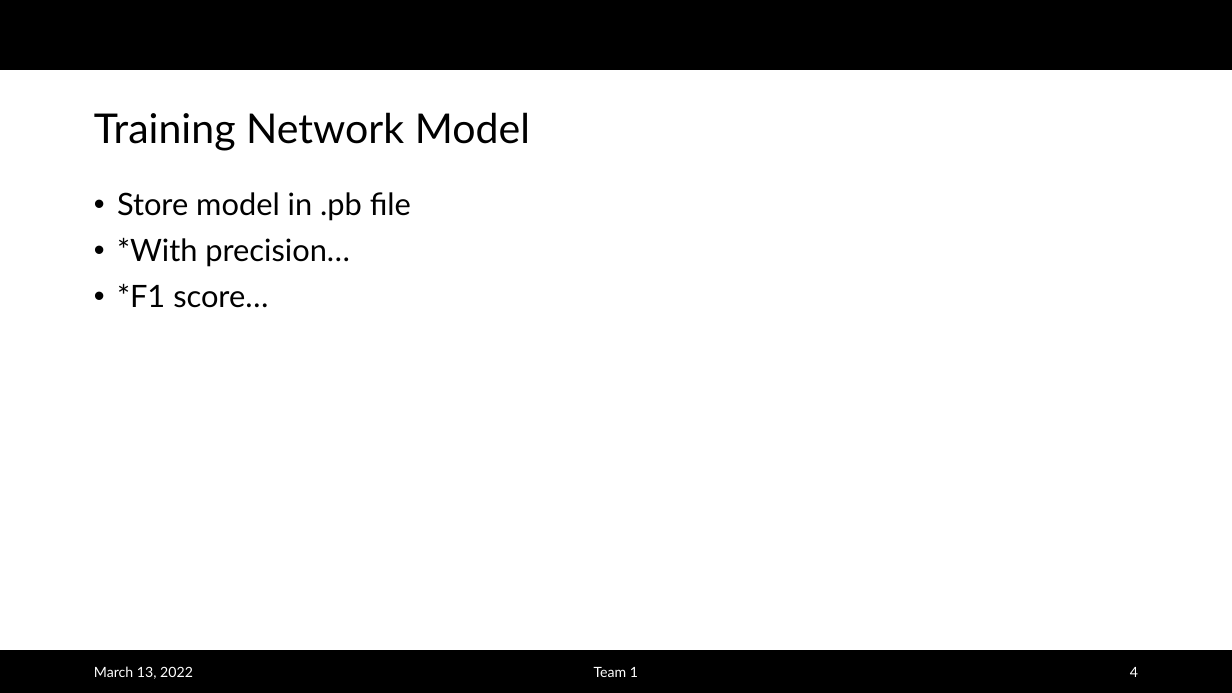
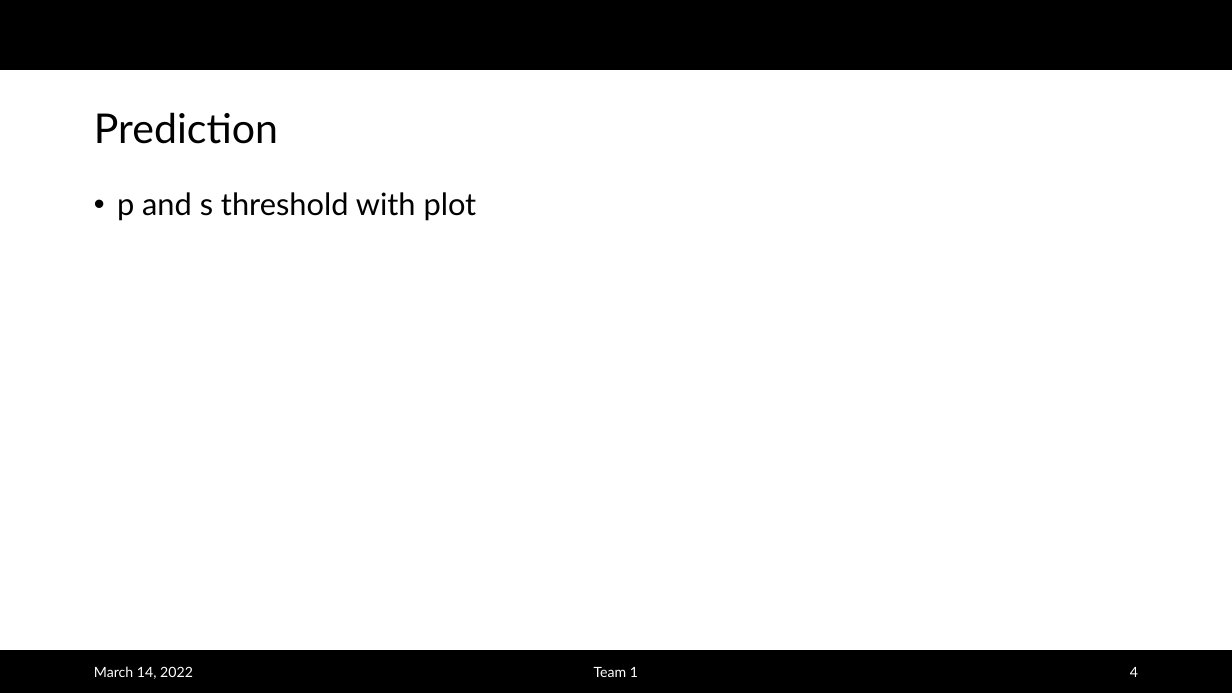
Before and after one commit to albertlk/grillochallenge, a slide deck: slide 4 of Challenge_Team1.pptx. Drawn at 1232x693 pixels with LibreOffice and Linux fonts; fonts in the diff are those of the drawing; background and template pictures are left out. Boxes give left, top, right and bottom in pixels: in the first picture for what was removed or moved away, otherwise in the second. Text is boxed around its words. In the diff, an @@ line names an element or a change of style, - is before the commit and + after.

```diff
--- a/Challenge_Team1.pptx
+++ b/Challenge_Team1.pptx
@@ title at [94,112,278,144]: text changed @@
-Training Network Model
+Prediction
@@ text at [117,192,477,221]: text changed @@
-• Store model in .pb file
-• *With precision…
-• *F1 score…
+• p and s threshold with plot
@@ text at [94,666,193,679]: text changed @@
-March 13, 2022
+March 14, 2022
```
Also in this commit, not shown: 3 other slides changed, 2 slides removed.
